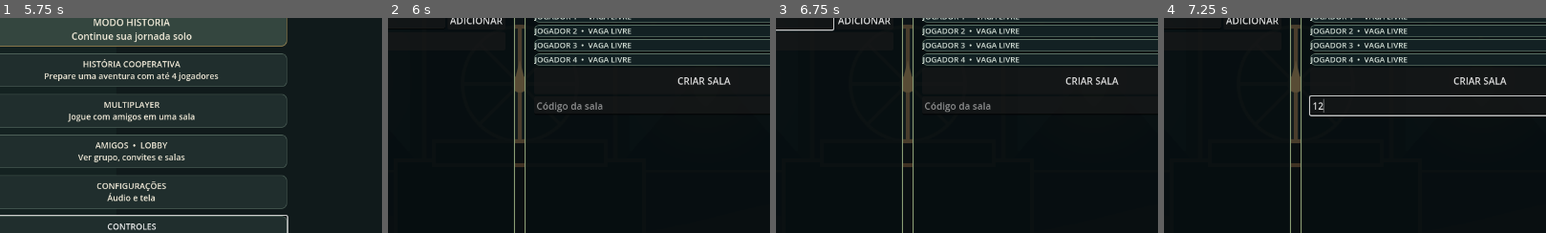
Above: before the commit, frames 1-4 (left to right).
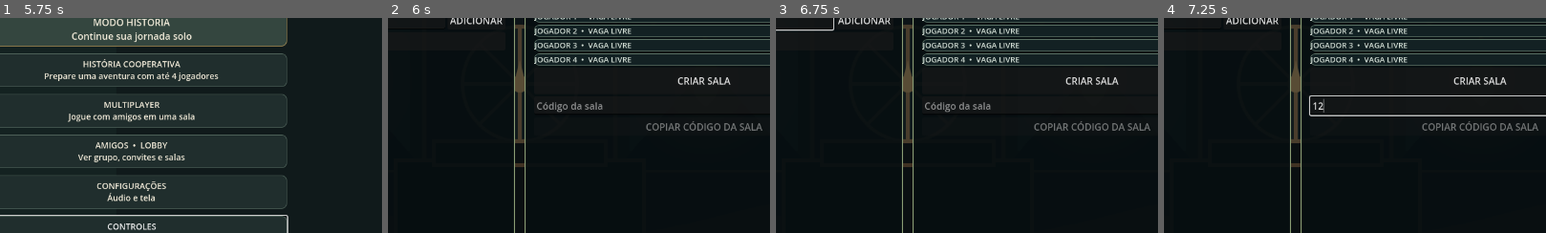
Above: after the commit, the same moments.

Repository: REALMLIFE-design/dark-fantasia-tobi-e-breu-
Game: Godot game, scene res://scenes/login.tscn
Same seed, same stepped clock (60 frames per second), same inputs: the game is played once before the commit and once after it.
Inputs (mouse positions are % of the whole screen's width and height, from its top left):
- Up to frame 1 (5.75 s): click (50, 31) at 0.52 s; type "Alex" at 0.6 s; click (50, 37) at 0.75 s; type "12" at 0.83 s; click (50, 44) at 0.98 s; type "12" at 1.07 s; click "JOGAR OFFLINE COMO VISITANTE" at 1.25 s; click "CONTROLES Como jogar com Tobi…" at 2 s; click "CONTROLES Como jogar com Tobi…" at 2.75 s; click "MODO HISTÓRIA Continue sua jo…" at 3.5 s; click "MODO HISTÓRIA Continue sua jo…" at 4.25 s; click "OK" at 5 s
- Up to frame 2 (6 s): click "HISTÓRIA COOPERATIVA Prepare …" at 5.75 s
- Up to frame 3 (6.75 s): click (22, 27) at 6.52 s; type "Alex" at 6.6 s
- Up to frame 4 (7.25 s): click (71, 47) at 6.75 s; type "12" at 6.83 s
The pictures show only the part of the screen within x 33-83%, y 27-77%; the shares and areas given below are measured in that part.

Frame 1 is identical in both runs. In frame 2, 0.6% of the frame differs, in the area x 67-98%, y 48-53%; in frame 3, 0.6%; in frame 4, 0.6%.

Commit message:
Clarify lobby sync limits and add copy room code

Diff:
--- a/scripts/friends_lobby.gd
+++ b/scripts/friends_lobby.gd
@@ -12,6 +12,7 @@
 var room_refresh_timer: Timer
 var friend_search_input: LineEdit
 var friend_requests_stack: VBoxContainer
+var copy_code_button: Button
 
 func _ready() -> void:
 	_build_lobby()
@@ -131,8 +132,13 @@
 	join_room.pressed.connect(_join_room)
 	code_row.add_child(join_room)
 	party_stack.add_child(code_row)
-
-	var footer_text := "Salas online usam sua conta Supabase. Amigos, convites e jogadores em movimento ainda serão conectados."
+	copy_code_button = Button.new()
+	copy_code_button.text = "COPIAR CÓDIGO DA SALA"
+	copy_code_button.disabled = true
+	copy_code_button.pressed.connect(_copy_room_code)
+	party_stack.add_child(copy_code_button)
+
+	var footer_text := "Amigos e pedidos usam o Supabase. A lista da sala atualiza a cada 4 segundos; movimento e combate cooperativo ainda não são sincronizados."
 	if not SupabaseClient.is_authenticated():
 		footer_text = "Entre com e-mail na tela inicial para criar ou entrar em salas online. Visitante continua no modo offline."
 	root.add_child(_label(footer_text, 12, Color("e2c58c")))
@@ -271,9 +277,16 @@
 		return
 	room_status.text = "SALA %s • aguardando jogadores..." % active_room_code
 	room_code_input.text = active_room_code
+	copy_code_button.disabled = false
 	room_refresh_timer.start()
 	await _refresh_room_members()
 	_show_notice("Sala criada/aberta! Compartilhe este código com seus amigos: %s" % active_room_code)
+
+
+func _copy_room_code() -> void:
+	if not active_room_code.is_empty():
+		DisplayServer.clipboard_set(active_room_code)
+		_show_notice("Código copiado: %s" % active_room_code)
 
 
 func _refresh_room_members() -> void:
